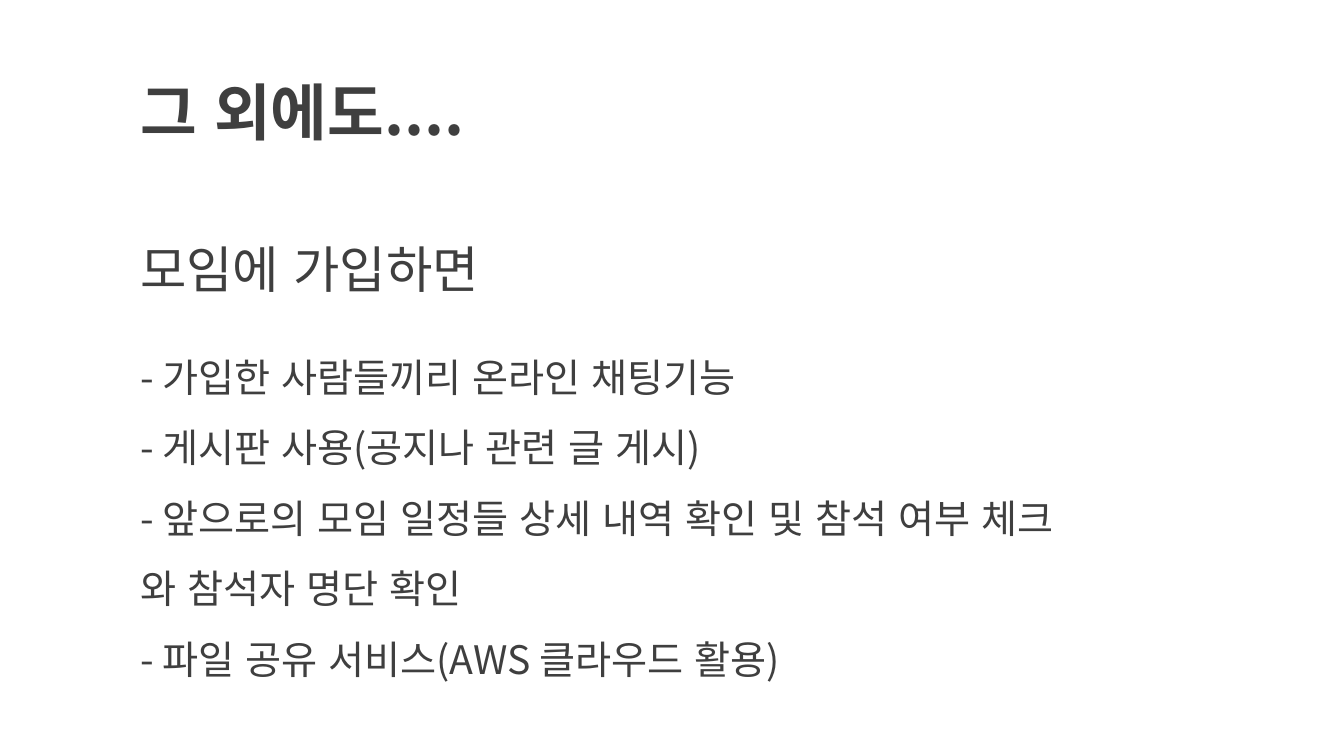
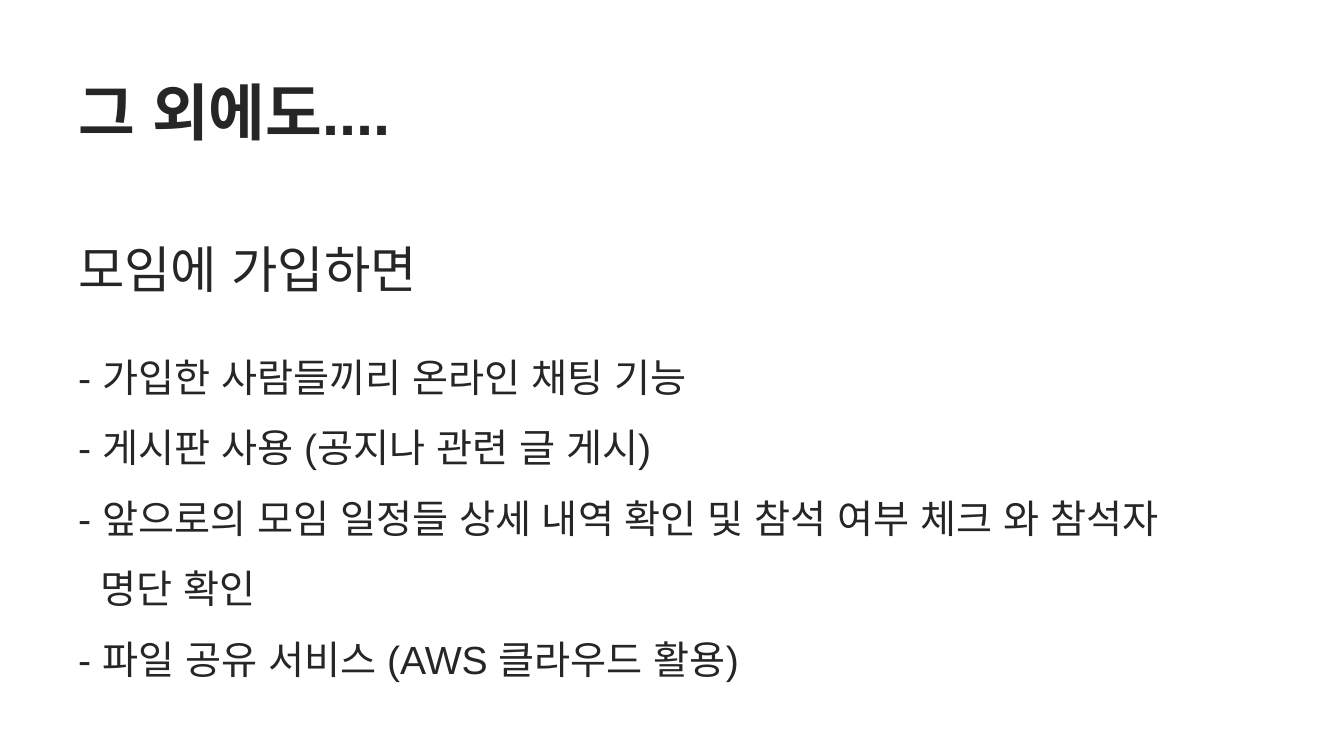
Before and after one commit to Imvely/java87, a slide deck: slide 3 of 기획안_1107_2.pptx. Drawn at 1344x756 pixels with LibreOffice and Linux fonts; fonts in the diff are those of the drawing. Boxes give left, top, right and bottom in pixels: in the first picture for what was removed or moved away, otherwise in the second. Text is boxed around its words. In the diff, an @@ line names an element or a change of style, - is before the commit and + after.

```diff
--- a/기획안_1107_2.pptx
+++ b/기획안_1107_2.pptx
@@ text "그 외에도...." moved from (x1=140, y1=83, x2=1053, y2=682) to (x1=78, y1=83, x2=1159, y2=682) @@
@@ text at (x1=78, y1=83, x2=416, y2=292): font Noto Sans CJK KR to Arial, text colour #3F3F3F to #262626 in "그 외에도....", "모임에 가입하면" @@
@@ text at (x1=100, y1=359, x2=1159, y2=682): text changed; font Noto Sans CJK KR to Arial; text colour #3F3F3F to #262626 @@
-- 가입한 사람들끼리 온라인 채팅기능
-- 게시판 사용(공지나 관련 글 게시)
-- 앞으로의 모임 일정들 상세 내역 확인 및 참석 여부 체크 와 참석자 명단 확인
-- 파일 공유 서비스(AWS 클라우드 활용)
+- 가입한 사람들끼리 온라인 채팅 기능
+- 게시판 사용 (공지나 관련 글 게시)
+- 앞으로의 모임 일정들 상세 내역 확인 및 참석 여부 체크 와 참석자
+명단 확인
+- 파일 공유 서비스 (AWS 클라우드 활용)
```
Also in this commit, not shown: 3 other slides changed, 1 slide added, 2 slides removed.
